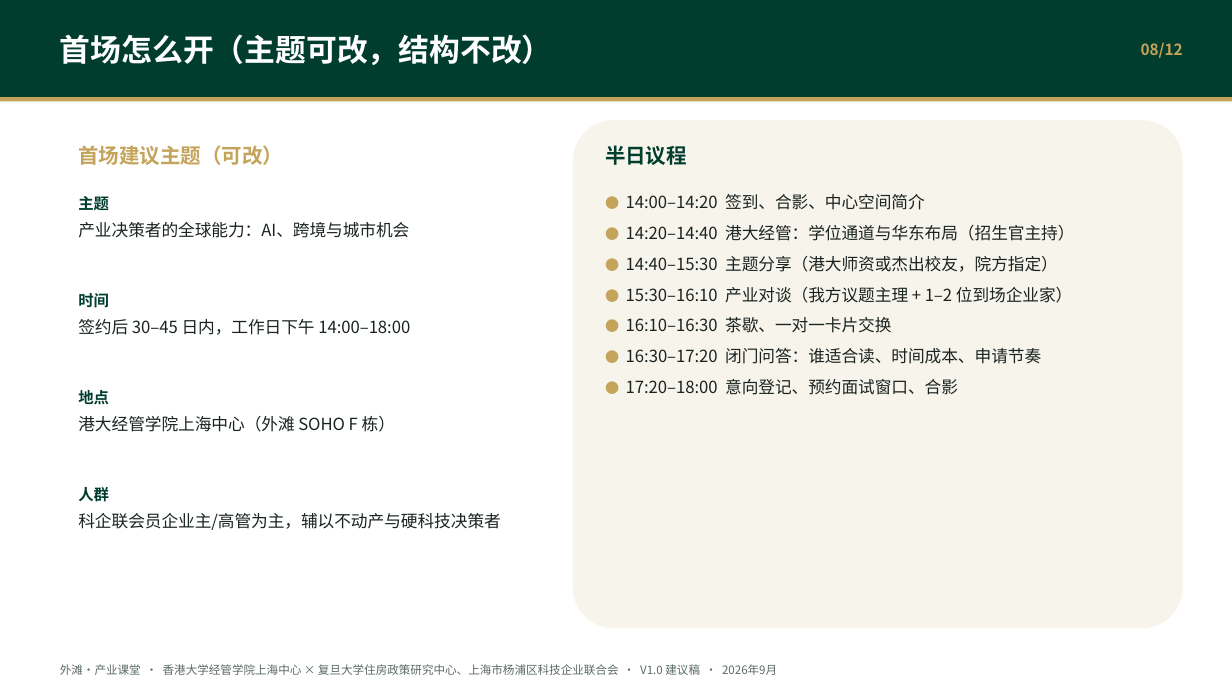
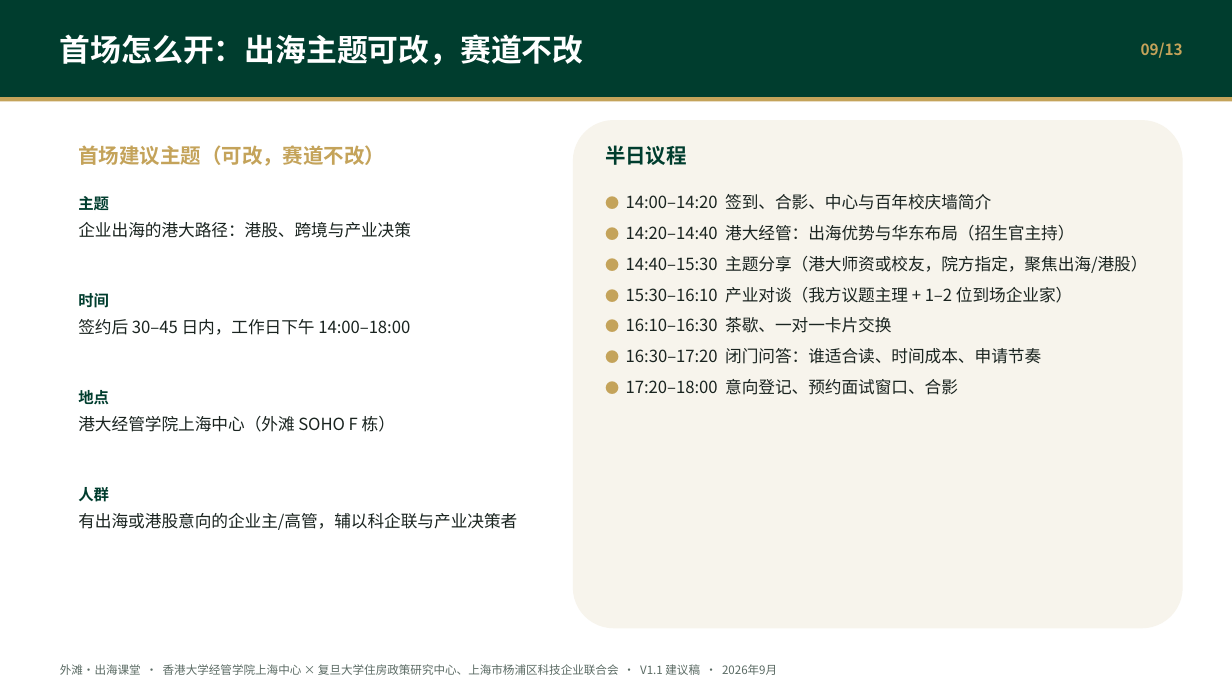
Before and after one commit to hujigang2010-maker/AIDEN, a slide deck: slide 9 of output/港大经管上海中心_外滩产业课堂_联合策划方案.pptx (slide 8 before the commit). Drawn at 1232x693 pixels with LibreOffice and Linux fonts; fonts in the diff are those of the drawing. Boxes give left, top, right and bottom in pixels: in the first picture for what was removed or moved away, otherwise in the second. Text is boxed around its words. In the diff, an @@ line names an element or a change of style, - is before the commit and + after.

```diff
--- a/output/港大经管上海中心_外滩产业课堂_联合策划方案.pptx
+++ b/output/港大经管上海中心_外滩产业课堂_联合策划方案.pptx
@@ text at <box>60,34,584,65</box>: text changed @@
-首场怎么开（主题可改，结构不改）
+首场怎么开：出海主题可改，赛道不改
@@ text at <box>1141,42,1183,58</box>: text changed @@
-08/12
+09/13
@@ text at <box>78,145,385,166</box>: text changed @@
-首场建议主题（可改）
+首场建议主题（可改，赛道不改）
@@ text at <box>626,194,1147,273</box>: text changed @@
-● 14:00–14:20 签到、合影、中心空间简介
-● 14:20–14:40 港大经管：学位通道与华东布局（招生官主持）
-● 14:40–15:30 主题分享（港大师资或杰出校友，院方指定）
+● 14:00–14:20 签到、合影、中心与百年校庆墙简介
+● 14:20–14:40 港大经管：出海优势与华东布局（招生官主持）
+● 14:40–15:30 主题分享（港大师资或校友，院方指定，聚焦出海/港股）
@@ text at <box>78,222,411,238</box>: text changed @@
-产业决策者的全球能力：AI、跨境与城市机会
+企业出海的港大路径：港股、跨境与产业决策
@@ text at <box>78,513,517,530</box>: text changed @@
-科企联会员企业主/高管为主，辅以不动产与硬科技决策者
+有出海或港股意向的企业主/高管，辅以科企联与产业决策者
@@ text at <box>60,664,777,675</box>: text changed @@
-外滩·产业课堂 · 香港大学经管学院上海中心 × 复旦大学住房政策研究中心、上海市杨浦区科技企业联合会 · V1.0 建议稿 · 2026年9月
+外滩·出海课堂 · 香港大学经管学院上海中心 × 复旦大学住房政策研究中心、上海市杨浦区科技企业联合会 · V1.1 建议稿 · 2026年9月
```
Also in this commit, not shown: 8 other slides changed, 4 slides added, 3 slides removed, 14 other files.
